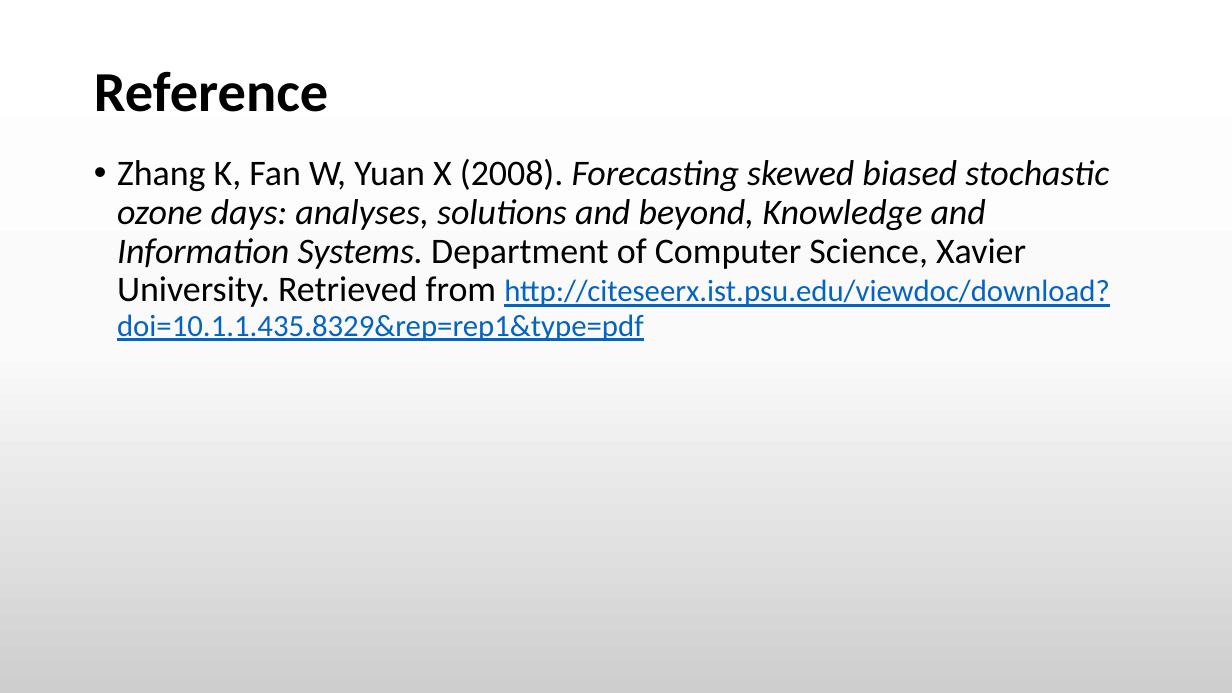
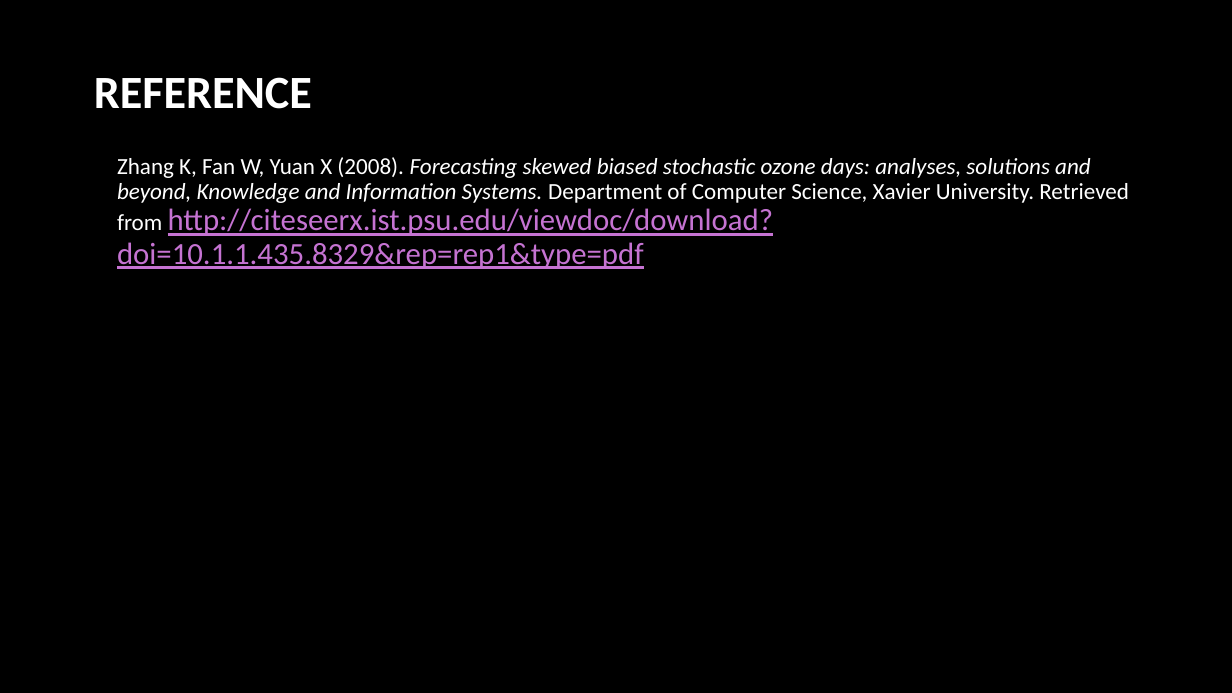
Before and after one commit to LilInformat/UofT-3253-OzoneAnalysis, a slide deck: slide 8 of Ozone Days Forecasting.pptx (slide 6 before the commit). Drawn at 1232x693 pixels with LibreOffice and Linux fonts; fonts in the diff are those of the drawing; background and template pictures are left out. Boxes give left, top, right and bottom in pixels: in the first picture for what was removed or moved away, otherwise in the second. Text is boxed around its words. In the diff, an @@ line names an element or a change of style, - is before the commit and + after.

Commit message:
Updated the Ozone Days Forecasting Powerpoint

```diff
--- a/Ozone Days Forecasting.pptx
+++ b/Ozone Days Forecasting.pptx
@@ background gradient #FFFFFF to #FAFAFA to #CECECE to picture (left out) @@
@@ title at bbox=[94, 77, 312, 109]: text changed; size 44 to 36 pt; text colour #000000 to #FFFFFF @@
-Reference
+REFERENCE
@@ text "Zhang K, Fan W, Yuan ..." at bbox=[117, 157, 1129, 269]: size 28 to 18 pt, text colour #000000 to #FFFFFF in "Zhang K, Fan W, Yuan X (2008). ..."; text colour #0563C1 to #C573D2 in "http://citeseerx.ist.psu.edu/viewdoc/download?doi=10.1.1.435 ..." @@
```
Also in this commit, not shown: 2 other slides changed, 5 slides added, 3 slides removed.
